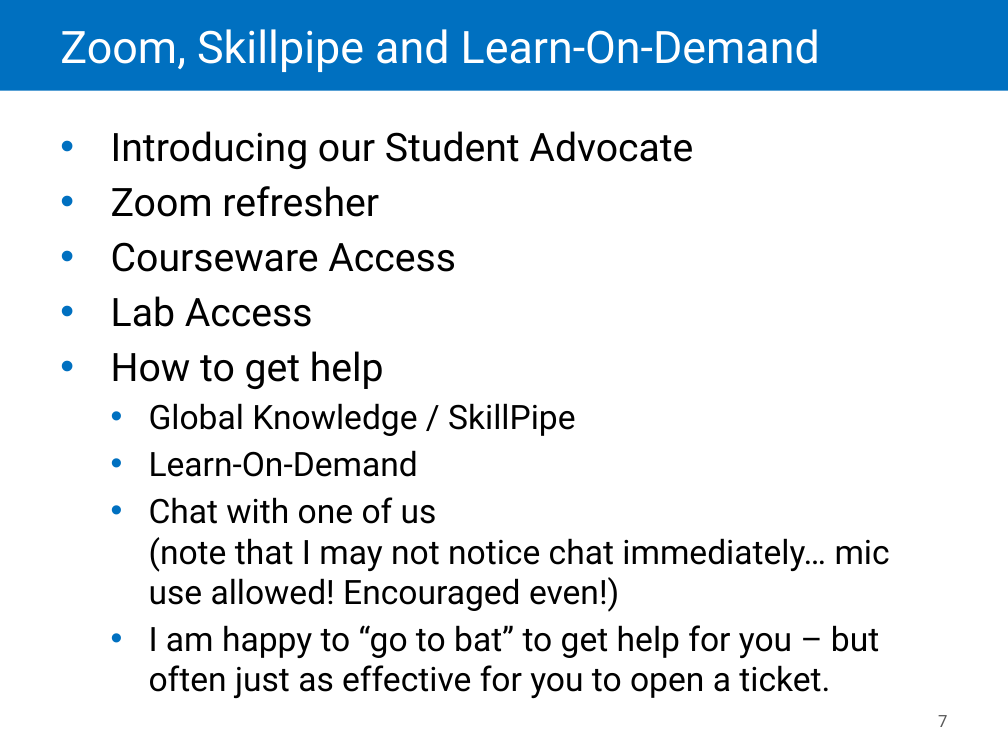
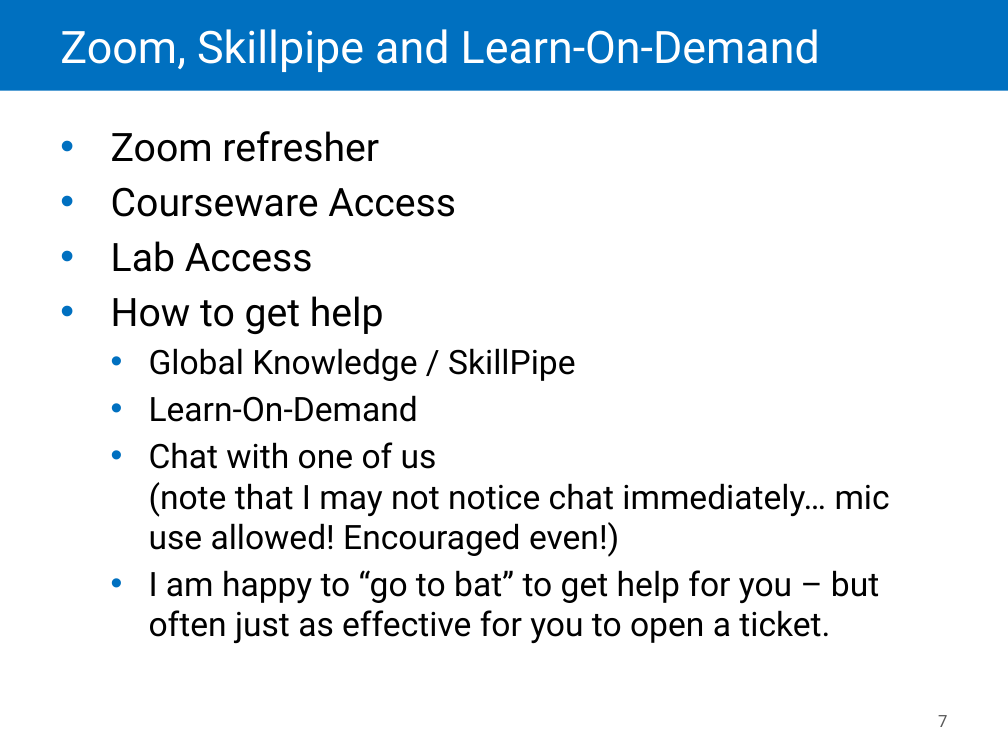
Before and after one commit to boomalator/55309-Powershell, a slide deck: slide 7 of Powerpoint/Module00-Intro-GK-Custom.pptx. Drawn at 1008x756 pixels with LibreOffice and Linux fonts; fonts in the diff are those of the drawing. Boxes give left, top, right and bottom in pixels: in the first picture for what was removed or moved away, otherwise in the second. Text is boxed around its words. In the diff, an @@ line names an element or a change of style, - is before the commit and + after.

```diff
--- a/Powerpoint/Module00-Intro-GK-Custom.pptx
+++ b/Powerpoint/Module00-Intro-GK-Custom.pptx
@@ text at <box>111,131,693,169</box>: paragraph removed @@
-• Introducing our Student Advocate
```
Also in this commit, not shown: 1 other slide changed, 1 other file.
